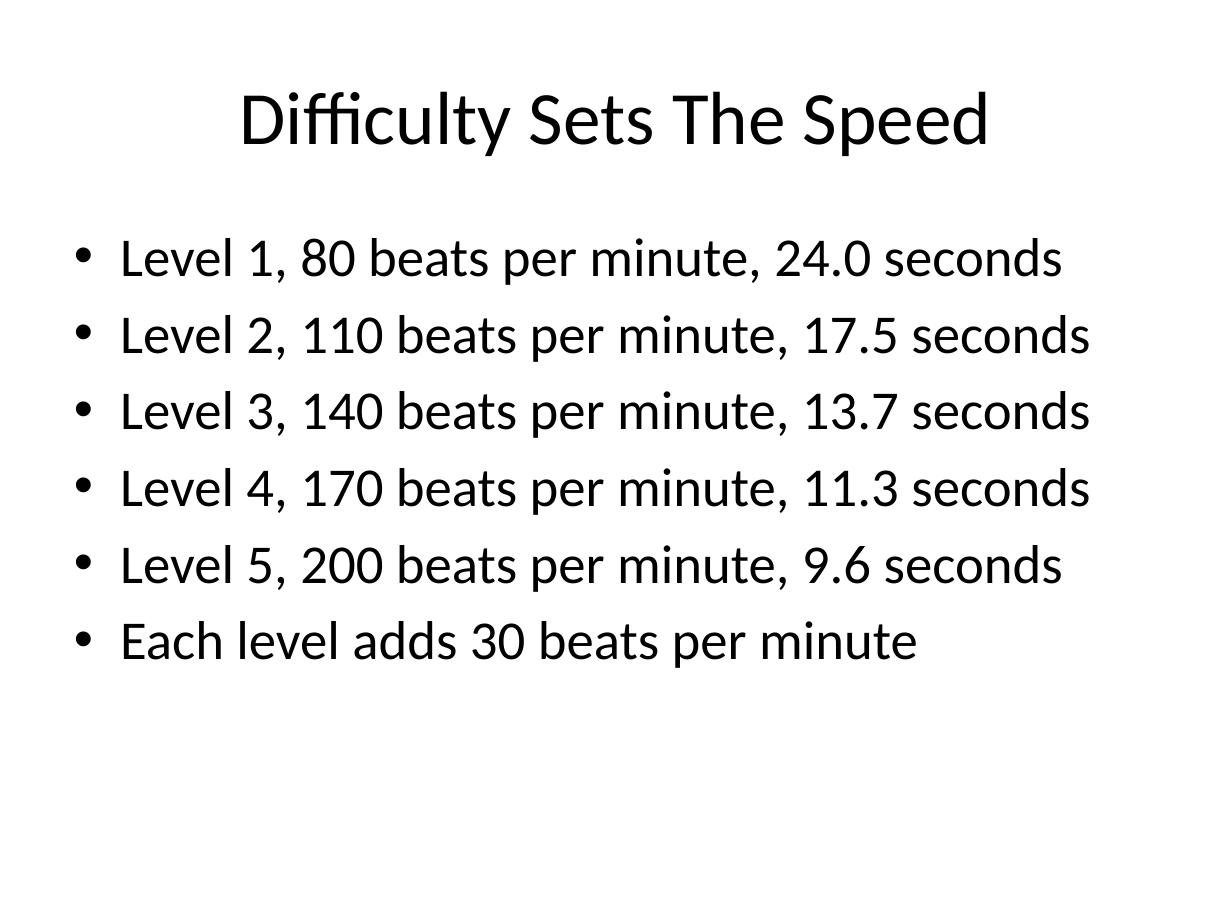
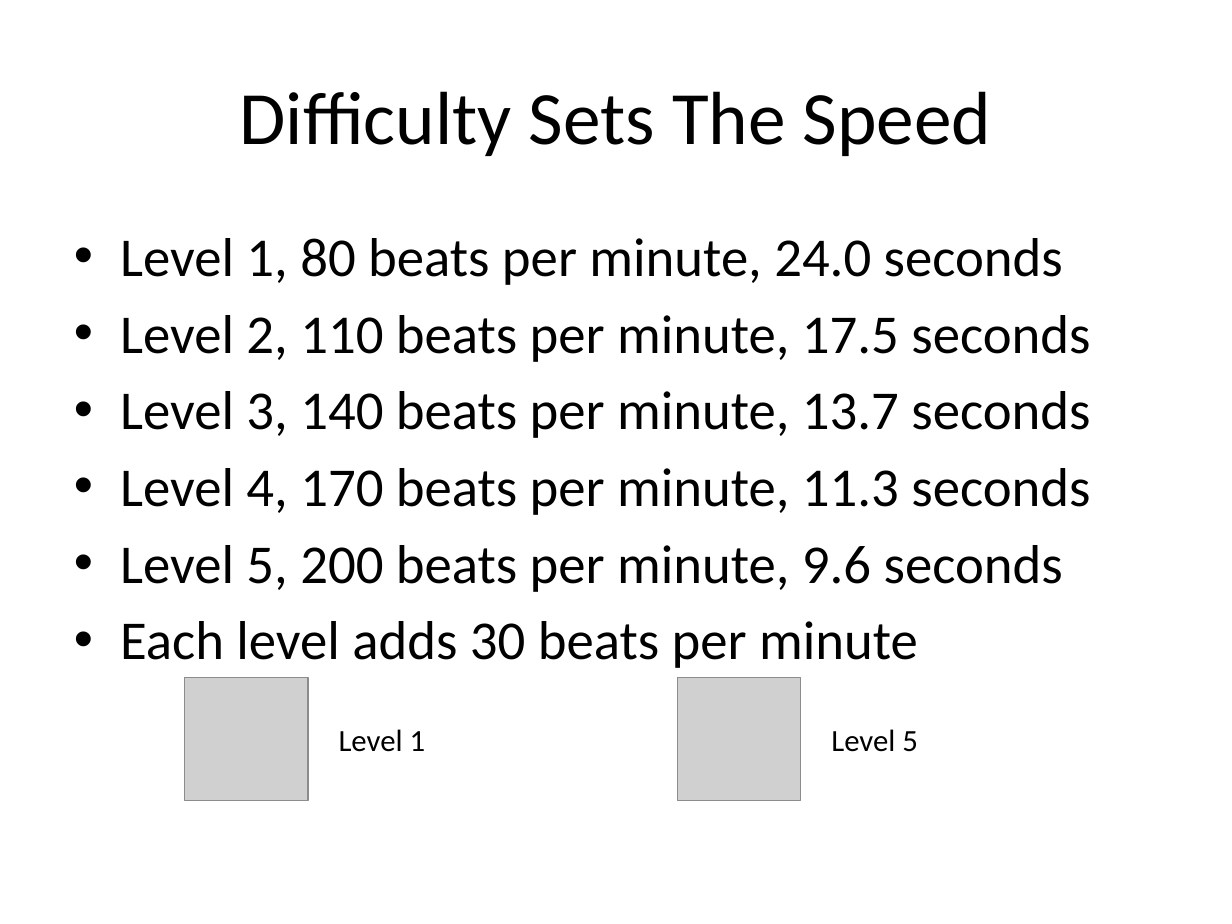
Before and after one commit to SUMMERxKx/musicGenerator, a slide deck: slide 9 of Presentation.pptx. Drawn at 1232x924 pixels with LibreOffice and Linux fonts; fonts in the diff are those of the drawing; grey boxes stand for pictures. Boxes give left, top, right and bottom in pixels: in the first picture for what was removed or moved away, otherwise in the second. Text is boxed around its words. In the diff, an @@ line names an element or a change of style, - is before the commit and + after.

```diff
--- a/Presentation.pptx
+++ b/Presentation.pptx
@@ picture added at bbox=[185, 678, 308, 801] @@
@@ picture added at bbox=[678, 678, 801, 801] @@
@@ text added at bbox=[339, 729, 426, 752], 18 pt, text #000000 @@
+Level 1
@@ text added at bbox=[831, 729, 918, 752], 18 pt, text #000000 @@
+Level 5
```
Also in this commit, not shown: 5 other files.
